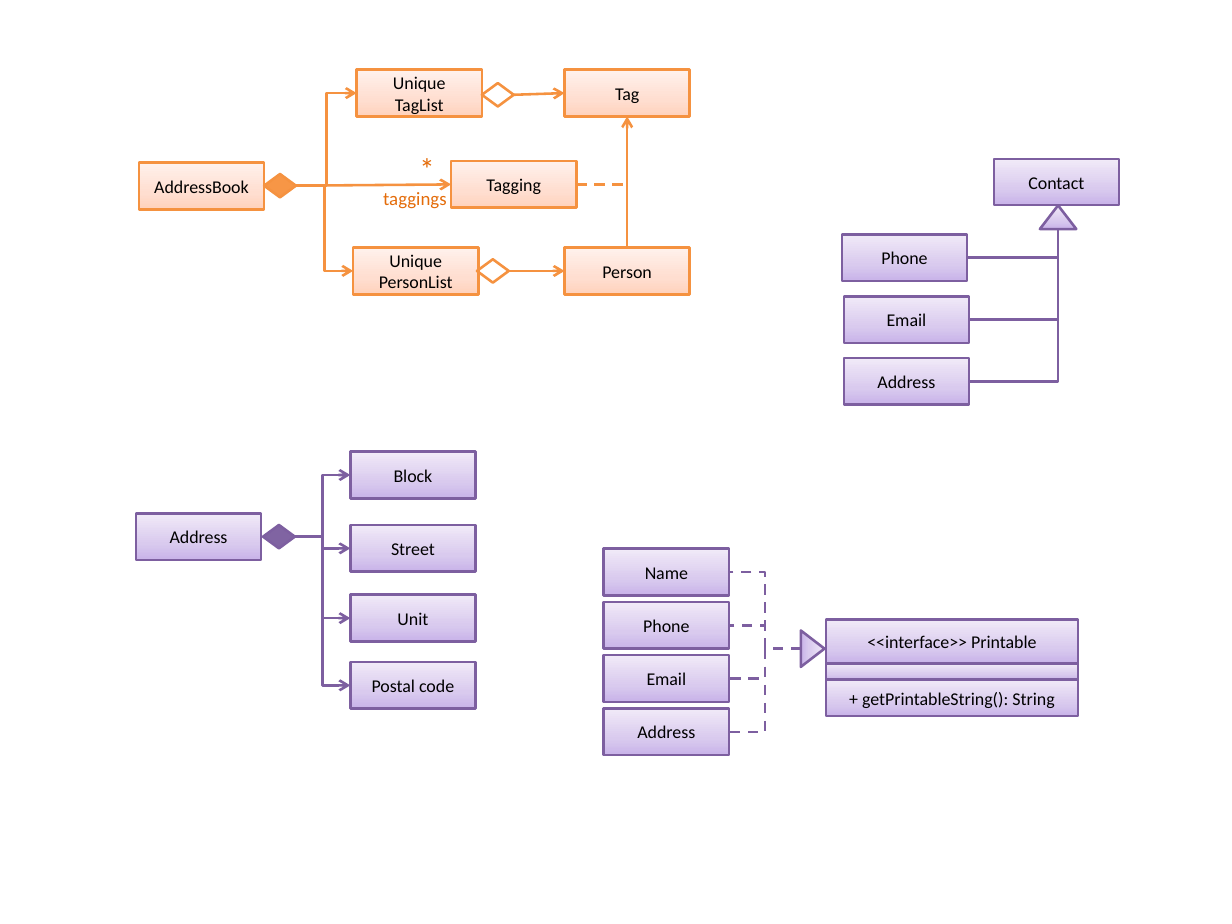
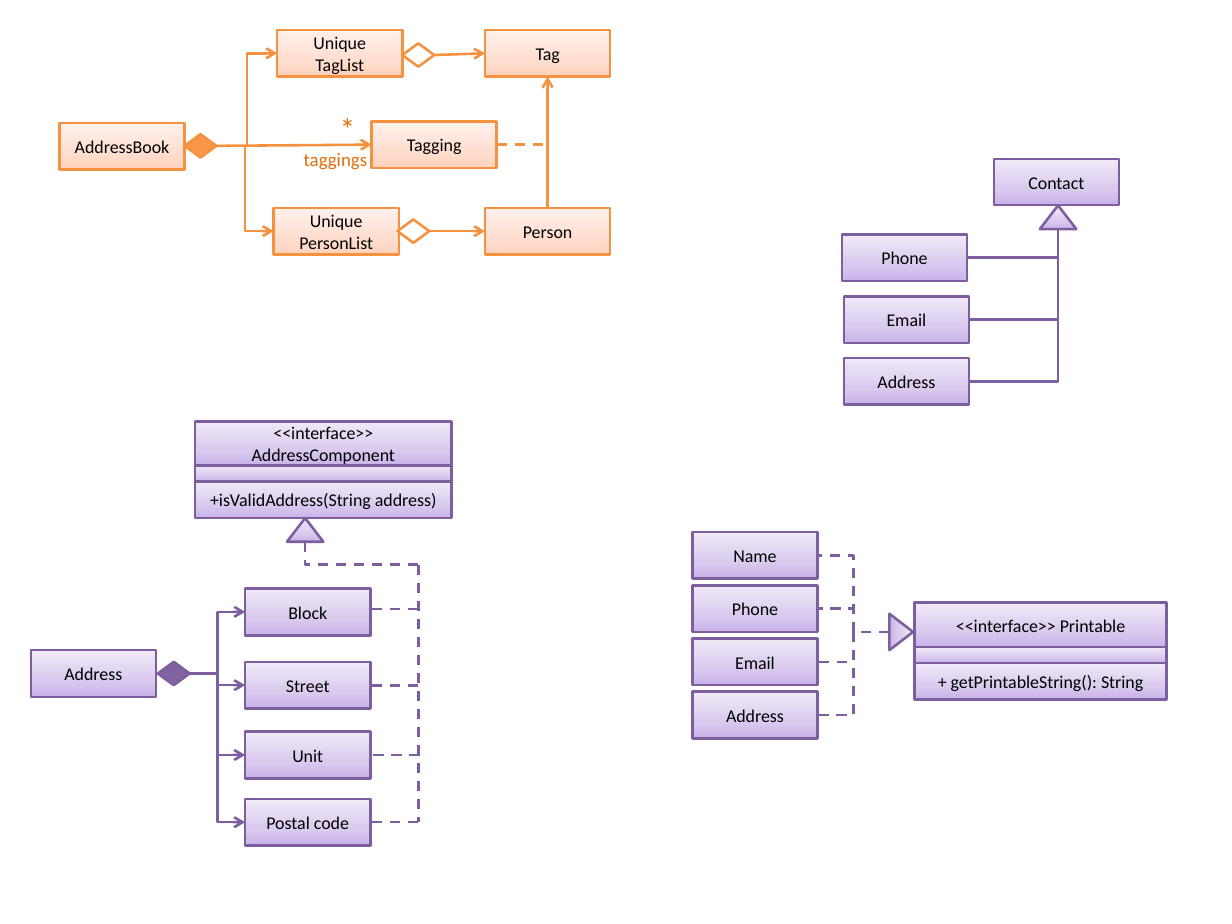
Before and after one commit to nus-cs2103-AY1718S1/addressbook-level2, a slide deck: slide 3 of doc/Diagrams.pptx. Drawn at 1232x924 pixels with LibreOffice and Linux fonts; fonts in the diff are those of the drawing. Boxes give left, top, right and bottom in pixels: in the first picture for what was removed or moved away, otherwise in the second. Text is boxed around its words. In the diff, an @@ line names an element or a change of style, - is before the commit and + after.

Commit message:
Update class diagram to include AddressComponent interface

```diff
--- a/doc/Diagrams.pptx
+++ b/doc/Diagrams.pptx
@@ 6 rectangles, 4 arrows, 3 diamonds, 2 texts, 2 elbow arrows, 1 line: place and size @@
-6 rectangles, 4 arrows, 3 diamonds, 2 texts, 2 elbow arrows, 1 line at (139,70,690,294)
+6 rectangles, 4 arrows, 3 diamonds, 2 texts, 2 elbow arrows, 1 line at (59,30,611,255)
@@ rectangle added at (195,421,451,466), fill gradient #C9B5E8 to #D8CBEE to #F0EAF9, outline #7D60A0 1.5 pt, 10.5 pt, text #000000 @@
+<<interface>> AddressComponent
@@ rectangle added at (195,466,451,482), fill gradient #C9B5E8 to #D8CBEE to #F0EAF9, outline #7D60A0 1.5 pt @@
@@ rectangle added at (195,482,451,519), fill gradient #C9B5E8 to #D8CBEE to #F0EAF9, outline #7D60A0 1.5 pt, 10.5 pt, text #000000 @@
++isValidAddress(String address)
@@ triangle added at (287,519,324,542), fill gradient #C9B5E8 to #D8CBEE to #F0EAF9, outline #7D60A0 1.5 pt @@
@@ elbow line added from (419, 564) to (306, 542), #7D60A0 1.5 pt dashed @@
@@ line added from (419, 564) to (419, 822), #7D60A0 1.5 pt dashed @@
@@ 6 rectangles, 4 elbow lines, 1 triangle: place and size @@
-6 rectangles, 4 elbow lines, 1 triangle at (604,548,1078,755)
+6 rectangles, 4 elbow lines, 1 triangle at (692,532,1167,738)
@@ line added from (419, 609) to (371, 609), #7D60A0 1.5 pt dashed @@
@@ rectangle "<<interface>> Printable": place and size @@
-rectangle "<<interface>> Printable" at (827,620,1078,664)
+rectangle "<<interface>> Printable" at (915,602,1167,647)
@@ 5 rectangles, 4 elbow arrows, 1 diamond: place and size @@
-5 rectangles, 4 elbow arrows, 1 diamond at (136,452,476,708)
+5 rectangles, 4 elbow arrows, 1 diamond at (31,589,371,845)
@@ line added from (419, 686) to (371, 686), #7D60A0 1.5 pt dashed @@
@@ line added from (420, 755) to (372, 755), #7D60A0 1.5 pt dashed @@
@@ line added from (419, 822) to (371, 822), #7D60A0 1.5 pt dashed @@
```
Also in this commit, not shown: 1 other slide changed, 2 other files.
